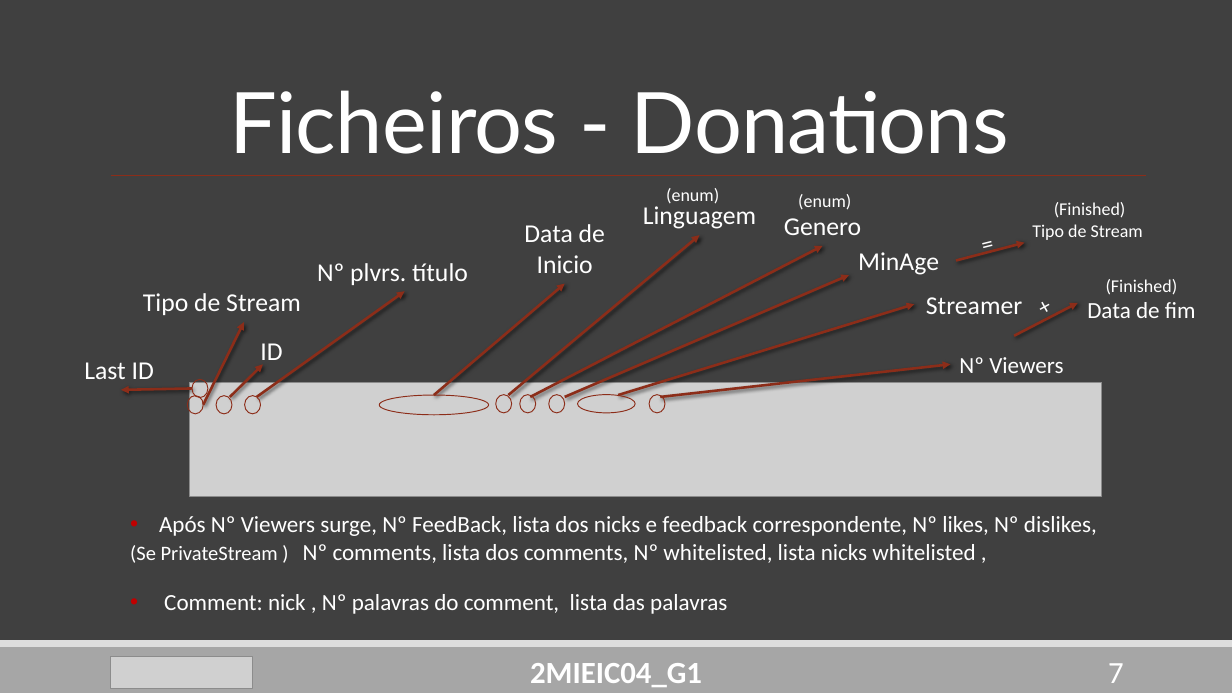
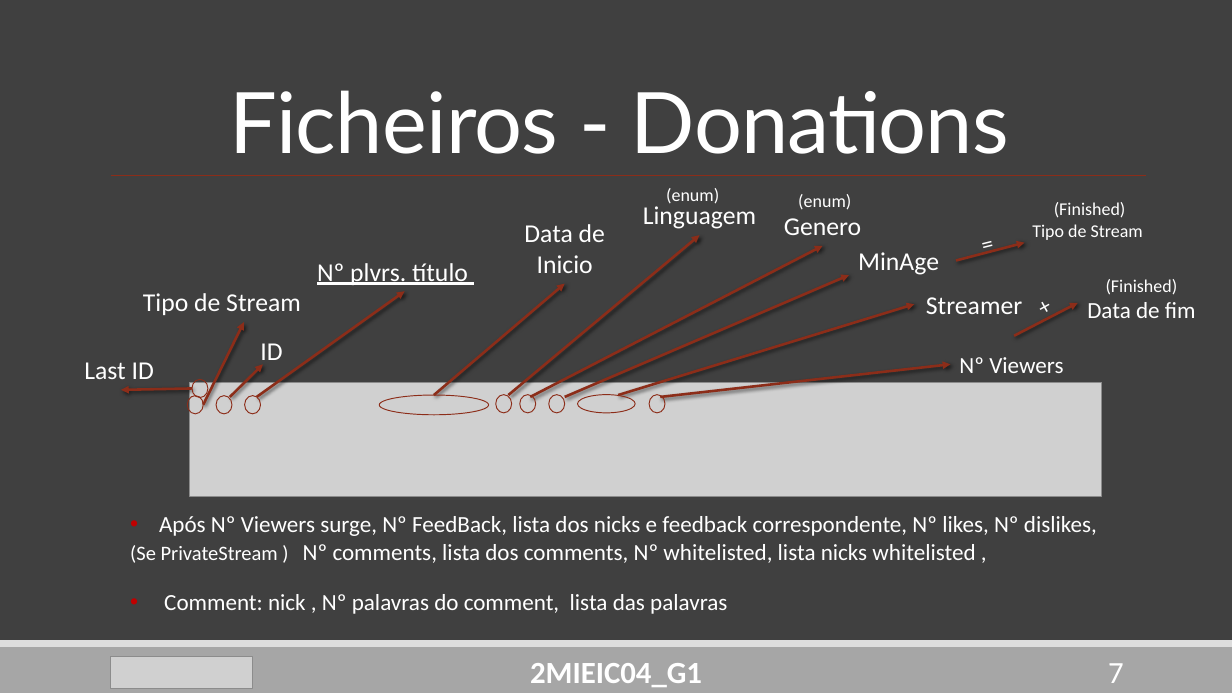
Before and after one commit to DoStini/FEUP-AEDA-proj, a slide deck: slide 7 of StreamZ__P2.pptx. Drawn at 1232x693 pixels with LibreOffice and Linux fonts; fonts in the diff are those of the drawing; grey boxes stand for pictures. Boxes give left, top, right and bottom in pixels: in the first picture for what was removed or moved away, otherwise in the second. Text is boxed around its words. In the diff, an @@ line names an element or a change of style, - is before the commit and + after.

```diff
--- a/StreamZ__P2.pptx
+++ b/StreamZ__P2.pptx
@@ text "Nº plvrs. título" at box(317, 263, 468, 285): underline on @@
```
Also in this commit, not shown: 6 other files.
